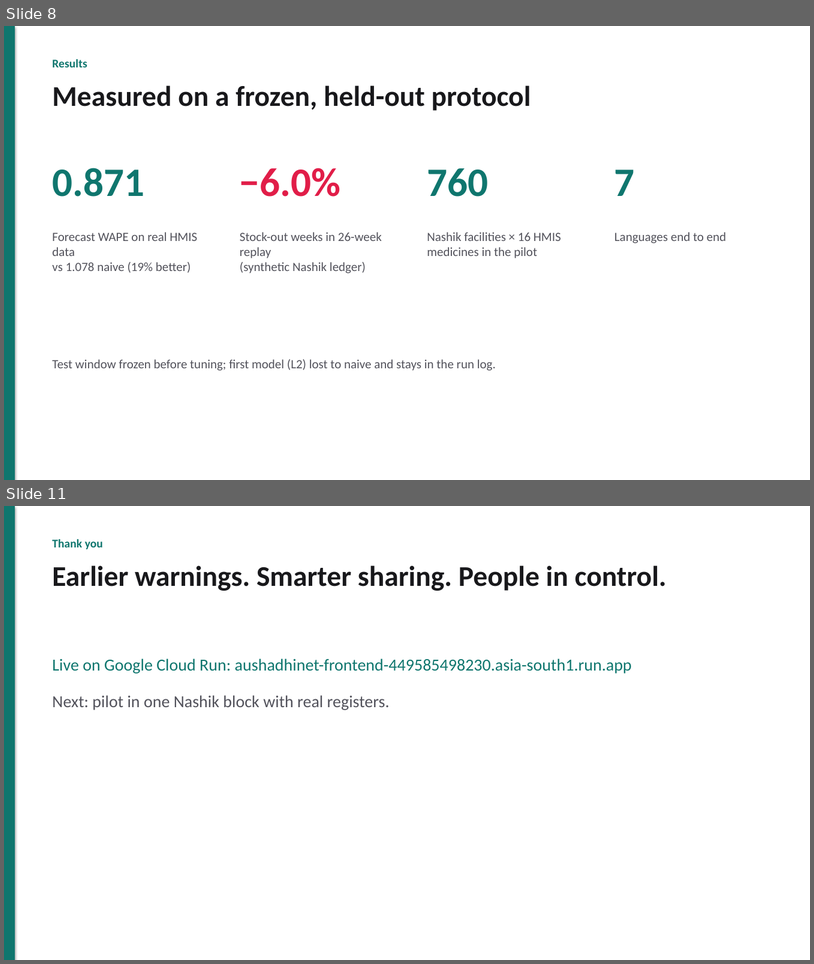
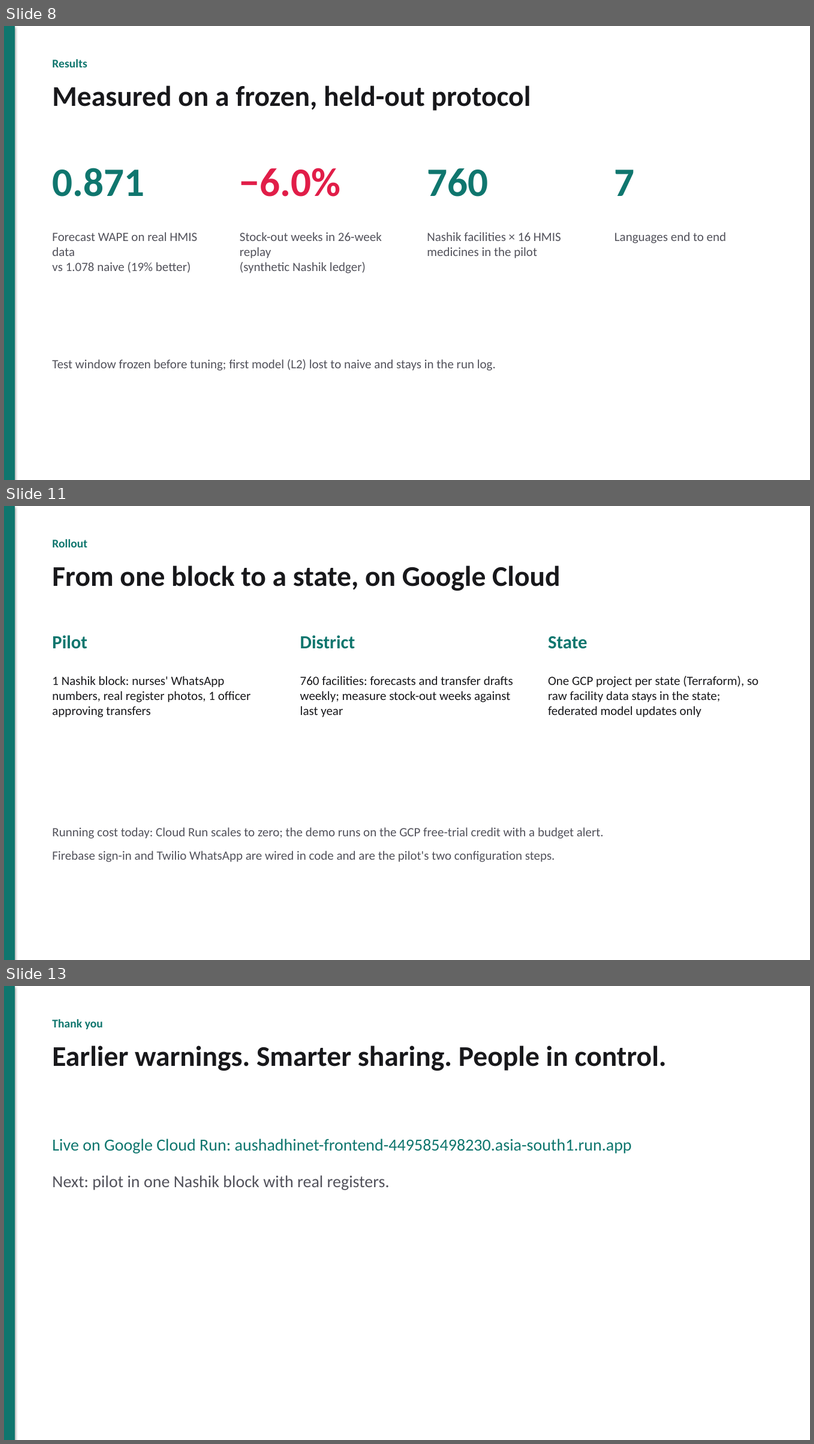
Before and after one commit to akshat333-debug/AushadhiNet, a slide deck: docs/pitch/AushadhiNet-pitch.pptx. Shown one above the other, each under a label of ours: slides 8 and 11 before the commit, slides 8, 11 and 13 after it; the slides between them are not shown. The pictures are 814x964 and 814x1444 pixels, drawn with LibreOffice and Linux fonts; fonts in the diff are those of the drawing. Boxes give left, top, right and bottom in pixels: in the first picture for what was removed or moved away, otherwise in the second. Text is boxed around its words. In the diff, an @@ line names an element or a change of style, - is before the commit and + after.

```diff
--- a/docs/pitch/AushadhiNet-pitch.pptx
+++ b/docs/pitch/AushadhiNet-pitch.pptx
@@ slide 11 added at (x1=4, y1=506, x2=810, y2=960), background #FFFFFF @@
@@ rectangle added at (x1=4, y1=506, x2=15, y2=960), fill #0F766E @@
@@ text added at (x1=52, y1=539, x2=87, y2=547), 14 pt, text #0F766E, bold @@
+Rollout
@@ text added at (x1=52, y1=565, x2=560, y2=591), 34 pt, text #18181B, bold @@
+From one block to a state, on Google Cloud
@@ text added at (x1=52, y1=635, x2=87, y2=649), 22 pt, text #0F766E, bold @@
+Pilot
@@ text added at (x1=300, y1=635, x2=355, y2=649), 22 pt, text #0F766E, bold @@
+District
@@ text added at (x1=548, y1=636, x2=588, y2=649), 22 pt, text #0F766E, bold @@
+State
@@ text added at (x1=52, y1=676, x2=251, y2=717), 15 pt, text #18181B @@
+1 Nashik block: nurses' WhatsApp numbers, real register photos, 1 officer approving transfers
@@ text added at (x1=300, y1=676, x2=513, y2=717), 15 pt, text #18181B @@
+760 facilities: forecasts and transfer drafts weekly; measure stock-out weeks against last year
@@ text added at (x1=548, y1=676, x2=759, y2=717), 15 pt, text #18181B @@
+One GCP project per state (Terraform), so raw facility data stays in the state; federated model updates only
@@ text added at (x1=52, y1=827, x2=604, y2=862), 15 pt, text #52525B @@
+Running cost today: Cloud Run scales to zero; the demo runs on the GCP free-trial credit with a budget alert.
+Firebase sign-in and Twilio WhatsApp are wired in code and are the pilot's two configuration steps.
@@ what was slide 11 is now slide 13 @@
```
Also in this commit, not shown: 2 slides changed, 1 other slide added, 3 other files.
